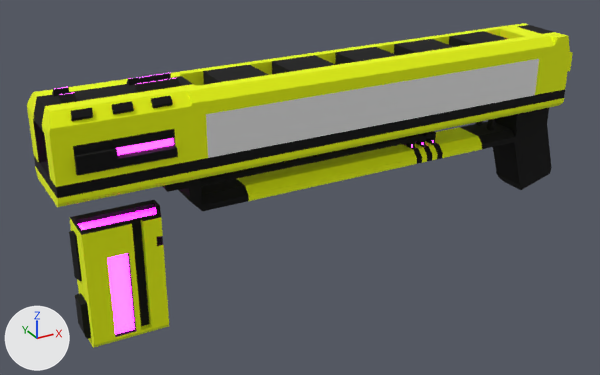
Renders of the Blender file Assets/ar.blend from each side of a commit.
The view is the same before and after, from a 50 mm camera at (-16.7, -16.8, 6.21) aimed at (-7.45, 0.02, -2.2). Every picture has the same lights, and +X, +Y and +Z are marked at lower left.
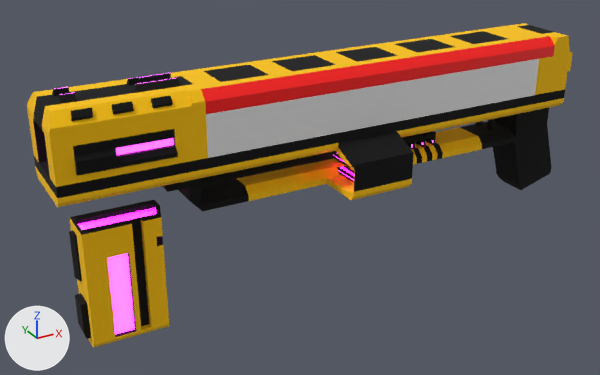
The change in detail:
Material 'Material' (mat_material) changes colour from yellow #efff00 to yellow #ffc600; in linear values from (0.864, 1.0, 0.0) to (1.0, 0.563, 0.0).
Material 'Material.006' (mat_material_006) is new.
Its base color is (1.0, 0.0, 0.0) (red #ff0000).
me_cube is used by ob_cube; location (0.0, 0.0, 0.0); scale (0.3, 1.0, 1.0).
me_cube had 1907 vertices, 1781 faces, 3 loose edges and spanned x -45.3..2.3, y -1.1..1.0, z -3.7..1.1.
me_cube now has 2331 vertices, 2170 faces, 3 loose edges and spans x -45.3..2.3, y -1.7..1.0, z -3.7..1.1.
me_cube part 1: 7 vertices removed from x -43.9..-36.8, y -1.1, z -0.1..0.1; 431 vertices added at x -43.9..-3.8, y -1.7..-0.1, z -2.0..0.1.
me_cube part 2: 2 faces spanning x -34.3..-1.0, y -1.0..-0.8, z 0.5..1.0 switch from mat_material (yellow #efff00) to mat_material_006 (red #ff0000).

Where the change shows, as pixel boxes [x1, y1, x2, y2] in the pictures (600 x 375 px):
'Cube', recoloured, reshaped
    both: [27, 23, 573, 211]
'Cube.001', recoloured
    both: [69, 215, 169, 348]
part 1 of me_cube, built on
    before: [74, 147, 178, 172]
    after: [74, 93, 549, 200]
part 2 of me_cube, recoloured (yellow to red)
    both: [201, 36, 555, 114]
